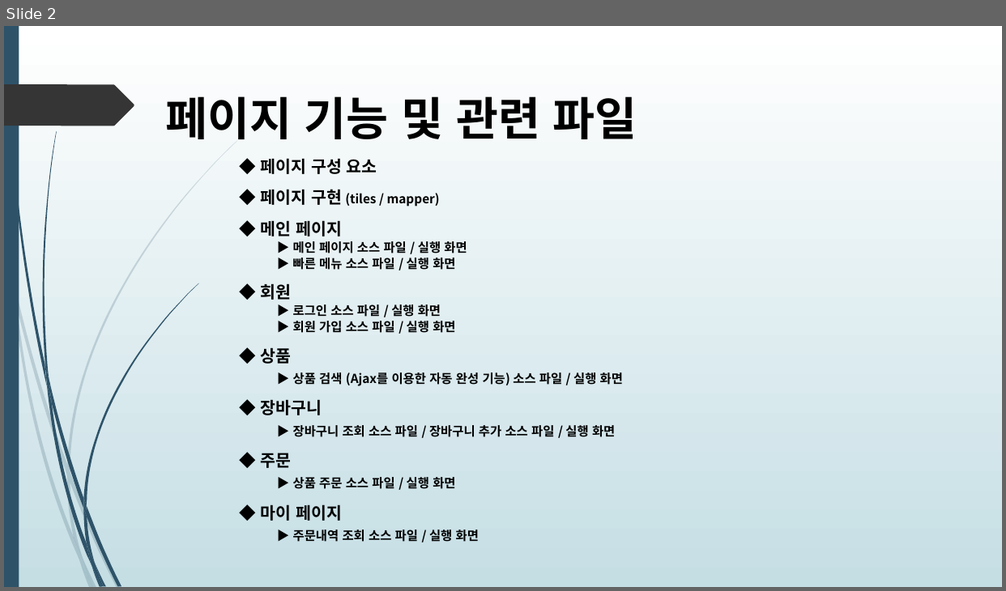
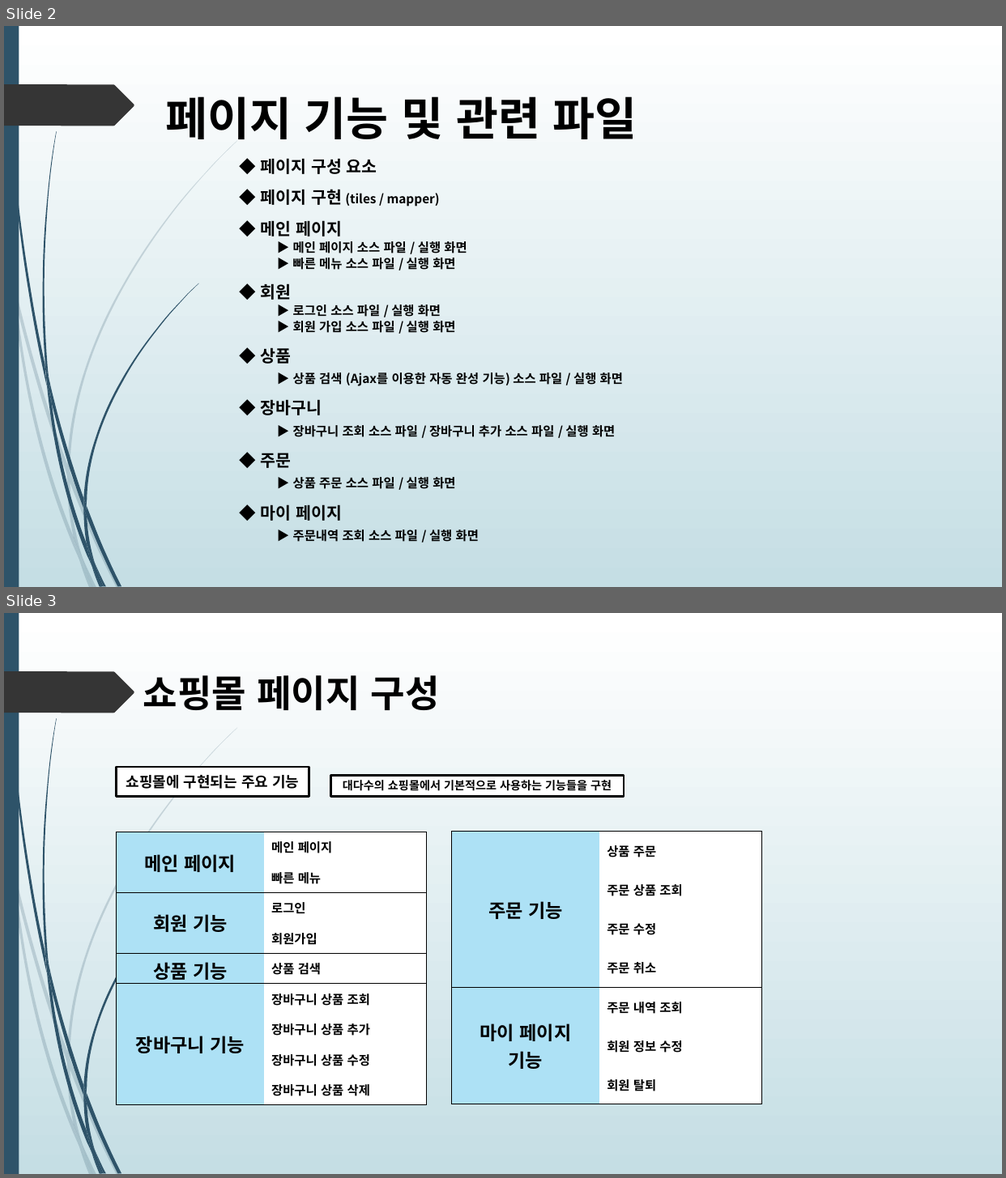
Before and after one commit to himediaai/DongOuk, a slide deck: 쇼핑몰.pptx. Shown one above the other, each under a label of ours: slide 2 before the commit, slides 2 and 3 after it. The pictures are 1006x591 and 1006x1178 pixels, drawn with LibreOffice and Linux fonts; fonts in the diff are those of the drawing. Boxes give left, top, right and bottom in pixels: in the first picture for what was removed or moved away, otherwise in the second. Text is boxed around its words. In the diff, an @@ line names an element or a change of style, - is before the commit and + after.

```diff
--- a/쇼핑몰.pptx
+++ b/쇼핑몰.pptx
@@ slide 3 added at [4,613,1002,1174], background gradient #FFFFFF to #C5DEE5; not listed: 24 template elements that a slide beside it also shows @@
@@ text added at [143,675,440,710], 36 pt, text #000000, bold @@
+쇼핑몰 페이지 구성
@@ rectangle added at [117,767,309,797], fill #FFFFFF, outline #000000 2.25 pt, 14 pt, text #000000, bold @@
+쇼핑몰에 구현되는 주요 기능
@@ rectangle added at [331,776,624,797], fill #FFFFFF, outline #000000 2.25 pt, 11 pt, text #000000, bold @@
+대다수의 쇼핑몰에서 기본적으로 사용하는 기능들을 구현
@@ table added at [117,833,426,1105], 9 rows, 2 columns @@
+메인 페이지 | 메인 페이지
+ | 빠른 메뉴
+회원 기능 | 로그인
+ | 회원가입
+상품 기능 | 상품 검색
+장바구니 기능 | 장바구니 상품 조회
+ | 장바구니 상품 추가
+ | 장바구니 상품 수정
+ | 장바구니 상품 삭제
@@ table added at [452,832,761,1105], 7 rows, 2 columns @@
+주문 기능 | 상품 주문
+ | 주문 상품 조회
+ | 주문 수정
+ | 주문 취소
+마이 페이지 / 기능 | 주문 내역 조회
+ | 회원 정보 수정
+ | 회원 탈퇴
```
Also in this commit, not shown: 3 slides changed, 6 other slides added, 1 slide removed.
